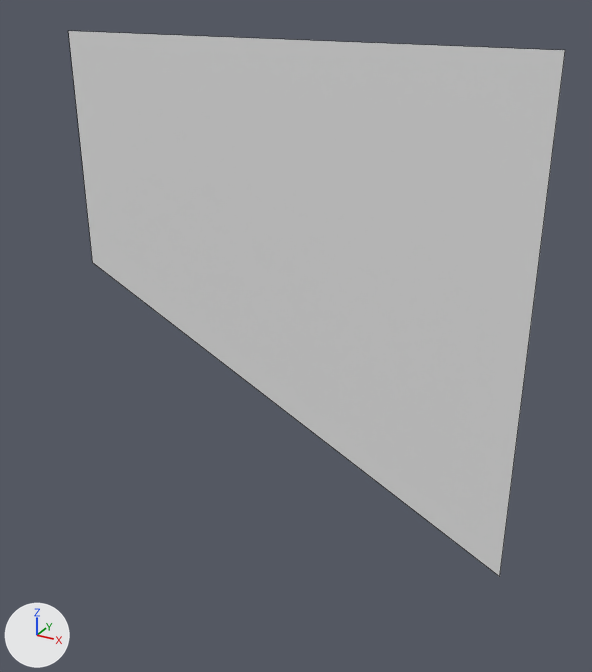
The Blender file Assets/Models/Blender Files/cliff_corner_to_middle_roof.blend, before and after one commit.
Camera for both pictures: a 50 mm camera at (0.777, -1.351, 0.604) aimed at (0.076, -0.077, -0.033). The axes (+X, +Y, +Z) are drawn at lower left. The lights are the same throughout. Mesh edges are drawn as thin lines.
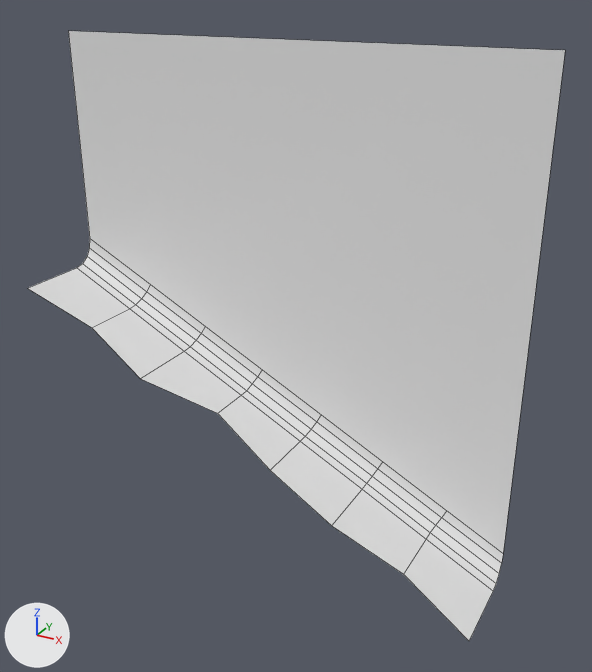
Diff of the bpy script that builds the scene:
```diff
--- a/Assets/Models/Blender Files/cliff_corner_to_middle_roof.blend.py
+++ b/Assets/Models/Blender Files/cliff_corner_to_middle_roof.blend.py
@@ me_plane @@
 # used by ob_plane; location = (0.0, 0.0, 0.0)
-me_plane.from_pydata(...)  # 4 vertices, 1 face; spans x -0.5..0.5, y 0.0, z -0.5..0.5
+me_plane.from_pydata(...)  # 50 vertices, 36 faces; spans x -0.5..0.502, y -0.203..0.0, z -0.496..0.5
+# me_plane part 1
+# 2 vertices are removed from x -0.5..0.5, y 0.0, z -0.5..0.0
+# 1 face is deleted
+# 32 vertices are added at x -0.498..0.502, y -0.203..-0.003, z -0.496..0.06
+# 11 new vertices lie (0.143, 0.0, -0.071) away from vertices in x -0.355..0.238, y -0.053..-0.003, z -0.354..-0.055
+# 5 new vertices lie (-0.143, 0.0, 0.072) away from vertices in x -0.355..0.23, y -0.053..-0.003, z -0.326..-0.068
+# 36 new faces join them
+# me_plane part 2: the surface is now shaded smooth
```

Where the change shows, as pixel boxes (x1, y1, x2, y2) in the pictures (592 x 672 px):
'Plane', reshaped (8% wider, 12% taller): before (68, 31, 565, 576); after (28, 31, 565, 641)
part 1 of me_plane, built on: before (69, 32, 565, 576); after (28, 32, 565, 641)
